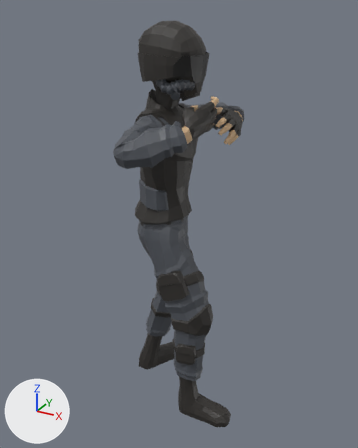
The glTF model 3D作品/Asset/Models/Characters/Player/Player_Main/Player_Main.gltf: old version first, new version second.
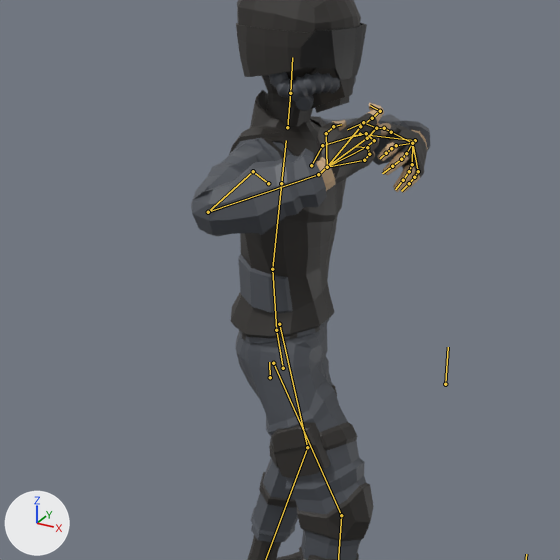
Each version is shown whole from a 50 mm lens placed at (1.127, -1.783, 1.861), pointed at (0.135, 0.021, 0.959), then close up on the part from 2% to 88% of the width and 9% to 77% of the height. Arrows for +X, +Y and +Z are at lower left; the lights stay in place. Both versions are drawn at frame 0 of the action 'Restraint_Idle'; the numbers are the values there. The bones that bend it are drawn over the model as lines in the close-ups.

In view in the first close-up: 'Swat_Body', 'Swat_Head', 'Swat_Legs'.
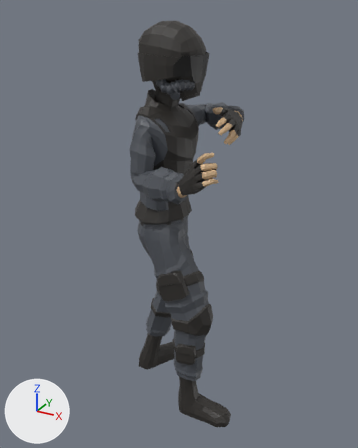
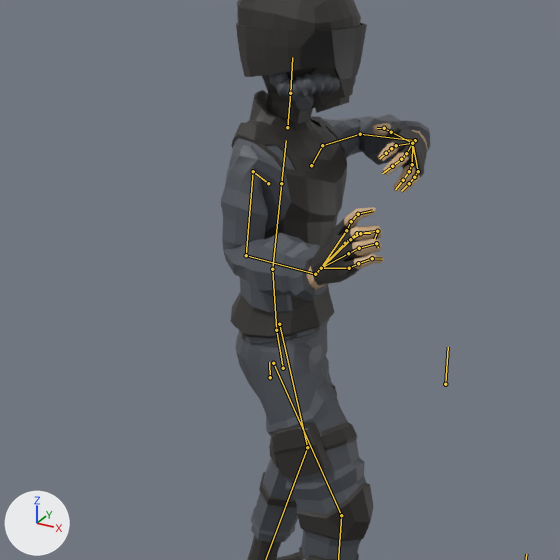
Location of each change, [x1, y1, x2, y2] in pixels of the close-ups (560 x 560 px):
```json
{"object": "Swat_Body", "change": "posed", "before": [191, 90, 431, 338], "after": [221, 90, 431, 338], "on screen": "12% narrower"}
{"bone": "UpperArm.R", "before": "(253, 171) to (208, 212)", "after": "(253, 171) to (246, 255)"}
{"bone": "LowerArm.R", "before": "(208, 212) to (318, 174)", "after": "(246, 255) to (315, 274)"}
{"bone": "Wrist.R", "before": "(318, 174) to (327, 167)", "after": "(315, 274) to (321, 268)"}
```

Edits to the scene script, one JSON object a line:
```json
{"block": "bone_upperarm_r", "where": "bone_upperarm_r = bpy.data.objects['CharacterArmature'].pose.bones['UpperArm.R']  # child of 'Shoulder.R'"}
{"op": "set", "path": "bone_upperarm_r.rotation_quaternion", "old": "(0.762, -0.106, 0.635, -0.067)", "new": "(0.604, -0.474, 0.5, -0.4)", "note": "degrees (-55, 73, -52) -> degrees (-87, 13, -79)"}
{"block": "bone_lowerarm_r", "where": "bone_lowerarm_r = bpy.data.objects['CharacterArmature'].pose.bones['LowerArm.R']  # child of 'UpperArm.R'"}
{"op": "set", "path": "bone_lowerarm_r.rotation_quaternion", "old": "(0.491, -0.849, 0.174, 0.093)", "new": "(0.734, -0.574, -0.041, 0.362)", "note": "degrees (-122, 19, -13) -> degrees (-69, 21, 38)"}
{"block": "bone_wrist_r", "where": "bone_wrist_r = bpy.data.objects['CharacterArmature'].pose.bones['Wrist.R']  # child of 'LowerArm.R'"}
{"op": "set", "path": "bone_wrist_r.rotation_quaternion", "old": "(0.916, -0.393, 0.073, 0.02)", "new": "(0.857, 0.02, -0.376, 0.351)", "note": "degrees (-47, 9, -1) -> degrees (-18, -41, 51)"}
```
